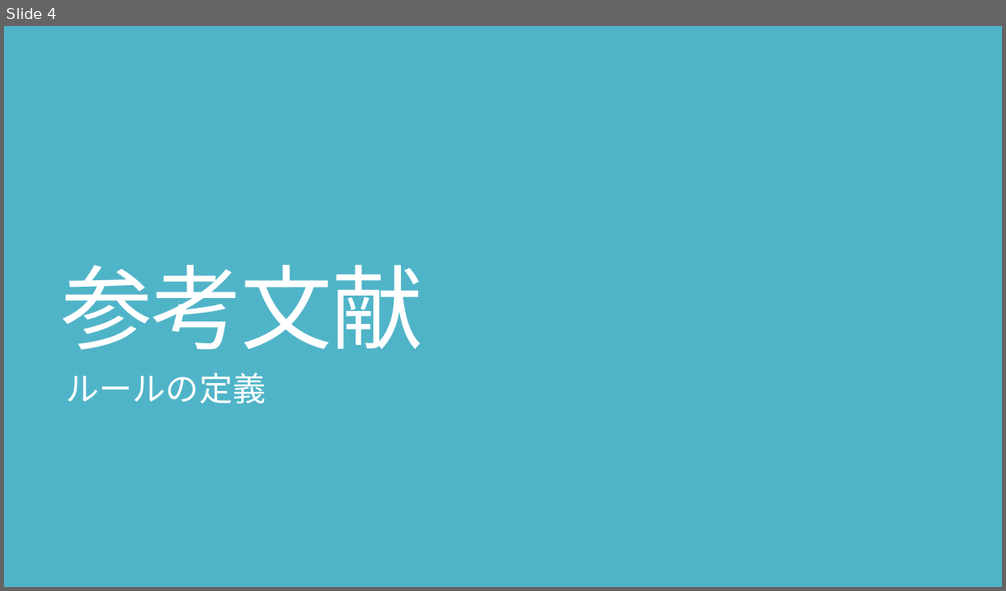
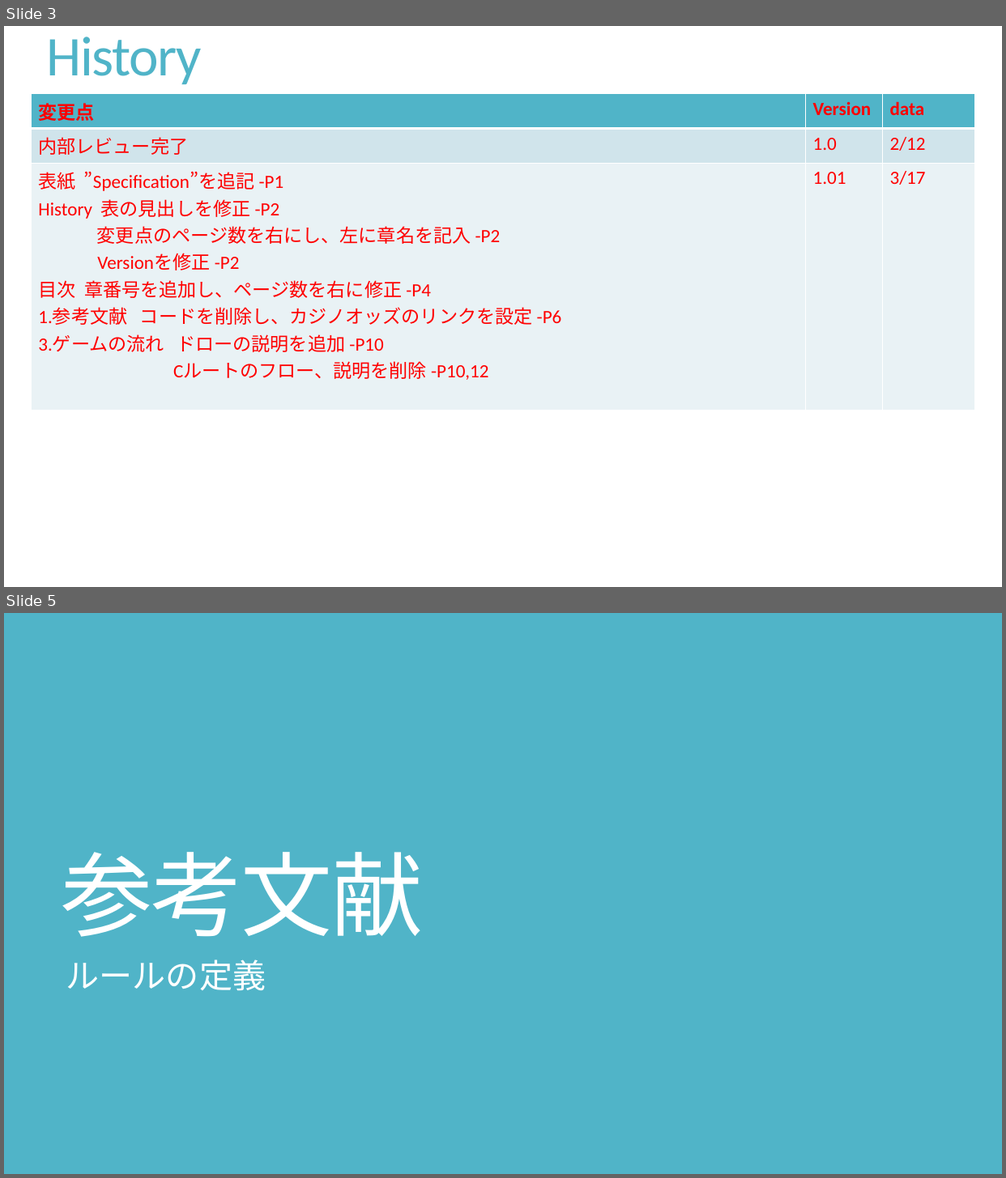
Before and after one commit to masakiishino/Blackjack, a slide deck: Blackjack_Specification.pptx. Shown one above the other, each under a label of ours: slide 4 before the commit, slides 3 and 5 after it; the slides between them are not shown. The pictures are 1006x591 and 1006x1178 pixels, drawn with LibreOffice and Linux fonts; fonts in the diff are those of the drawing. Boxes give left, top, right and bottom in pixels: in the first picture for what was removed or moved away, otherwise in the second. Text is boxed around its words. In the diff, an @@ line names an element or a change of style, - is before the commit and + after.

```diff
--- a/Blackjack_Specification.pptx
+++ b/Blackjack_Specification.pptx
@@ slide 3 added at <box>4,26,1002,587</box>, background #FFFFFF @@
@@ text added at <box>47,37,202,84</box>, 54 pt, text #50B4C8 @@
+History
@@ table added at <box>31,94,976,383</box>, 3 rows, 3 columns @@
+変更点 | Version | data
+内部レビュー完了 | 1.0 | 2/12
+表紙 ”Specification”を追記 -P1 / History 表の見出しを修正 -P2 / 変更点のページ数を右にし、左に章名を記入 -P2 / Versionを修正 -P2 / 目次 章番号を追加し、ページ数を右に修正 -P4 / 1.参考文献 コードを削除し、カジノオッズのリンクを設定 -P6 / 3.ゲームの流れ ドローの説明を追加 -P10 / Cルートのフロー、説明を削除 -P10,12 | 1.01 | 3/17
@@ what was slide 4 is now slide 5 @@
```
Also in this commit, not shown: 6 slides changed, 3 other files.
